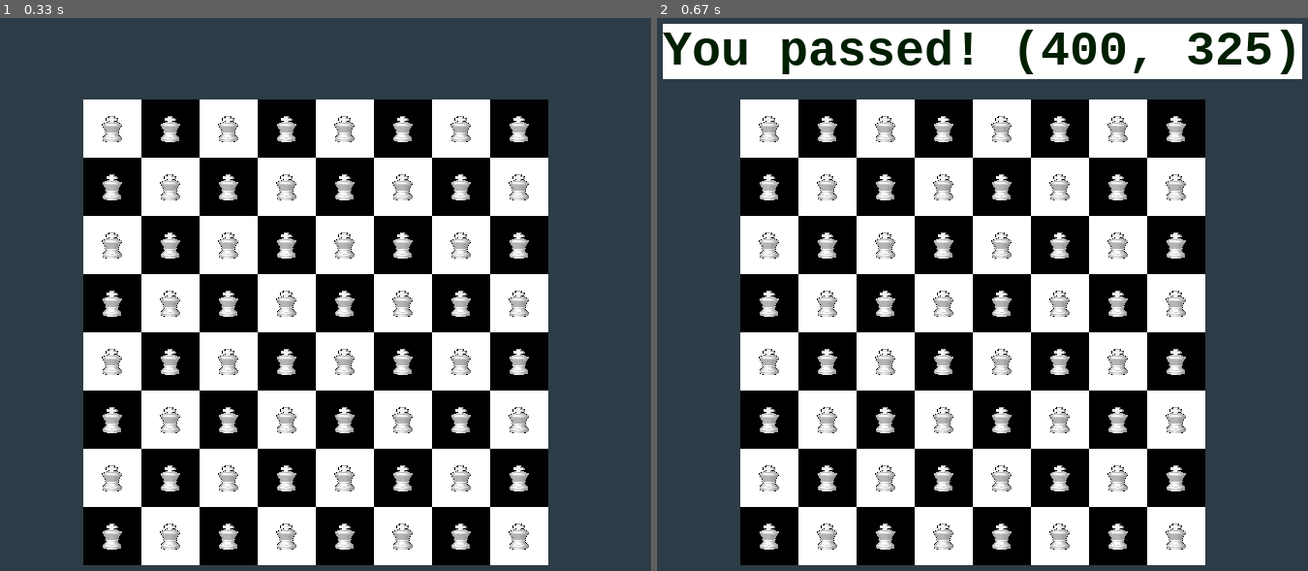
Above: before the commit, frames 1-2 (left to right).
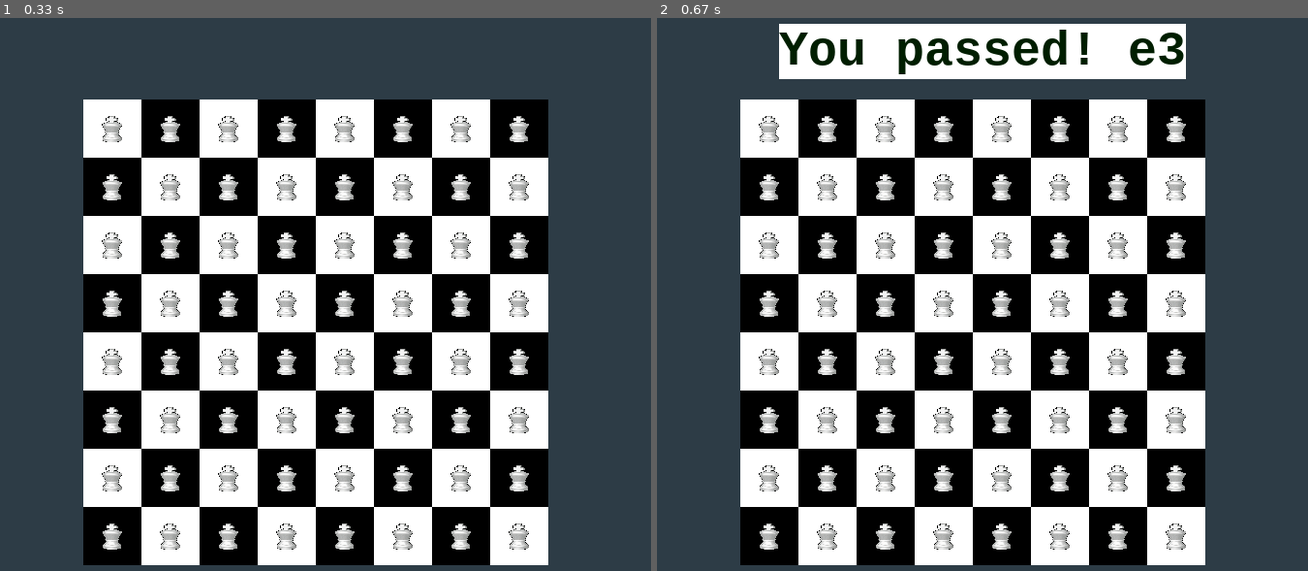
Above: after the commit, the same moments.

Repository: Paravati/LearningChessWithFun
Game: pygame game, started from chessBoardTest_15_09.py
Two runs of this game, one before a commit and one after it. Both use one fixed random seed, a clock stepped at 60 frames per second and the inputs below.
Inputs (mouse positions are in pixels of both pictures, inside the frame that each line leads up to):
- Up to frame 1 (0.33 s): no input
- Up to frame 2 (0.67 s): click (982, 266) at 0.38 s

Frame 1 is identical in both runs. In frame 2, 5.3% of the frame differs, in the area x 0-100%, y 1-12%.

Commit message:
showing clicked fieldname of the board on the main screen

Diff:
--- a/chessBoardTest_15_09.py
+++ b/chessBoardTest_15_09.py
@@ -16,6 +16,7 @@
     # surface_sz = n * sq_sz     # Adjust to exactly fit n squares.
     x_offset_of_Board = 150
     y_offset_of_Board = 150
+    board_field_names = generateFieldNames(n)
 
     ball = pygame.image.load("bishop_white.png")
     ball = pygame.transform.scale(ball, (30, 30))
@@ -33,13 +34,15 @@
             break
         if ev.type == pygame.MOUSEBUTTONDOWN:
             pos = pygame.mouse.get_pos()
-            the_text = myFont.render(generateText("You passed! " + str(pos)), True, (0, 30, 0), (255,255,255))
+            pos_of_click = ev.dict['pos']
+            print(pos_of_click)
+            field_name = getNameOfField(board_field_names, pos_of_click, x_offset_of_Board, y_offset_of_Board, sq_sz)
+            the_text = myFont.render(generateText("You passed! " + field_name), True, (0, 30, 0), (255,255,255))
             textRect = the_text.get_rect()
             textRect.center = (800 // 2,  100)
             surface.blit(the_text, textRect)
-            pos_of_click = ev.dict['pos']
-            print(pos_of_click)
-            getNameOfField(pos_of_click, x_offset_of_Board, y_offset_of_Board, sq_sz)
+
+            # getNameOfField(board_field_names, pos_of_click, x_offset_of_Board, y_offset_of_Board, sq_sz)
 
 
         # the_text = myFont.render(generateText(), True, (0, 30, 0))
@@ -61,19 +64,24 @@
     pygame.quit()
 
 
-def getNameOfField(pos, offset_X, offset_Y, lenSquare):
+def generateFieldNames(boardSize):
     letters = ["a", "b", "c", "d", "e", "f", "g", "h"]
-    listWithFieldNames = np.ndarray(shape=(8, 8), dtype='object')
+    listWithFieldNames = np.ndarray(shape=(boardSize, boardSize), dtype='object')
     for rows in range(0, len(listWithFieldNames)):
         for col in range(0, len(listWithFieldNames)):
             listWithFieldNames[rows][col] = letters[rows] + str(col + 1)
+    return listWithFieldNames
 
+
+def getNameOfField(listWithFieldNames, pos, offset_X, offset_Y, lenSquare):
+    clickedField = ""
     for i in range(0,len(listWithFieldNames)):
         for j in range(0, len(listWithFieldNames)):
             if pos[0] > offset_X + lenSquare*i and pos[0] < offset_X+lenSquare*(i+1) and pos[1] >offset_Y+lenSquare*j and pos[1] <offset_Y+lenSquare*(j+1):
+                clickedField = listWithFieldNames[i][j]
                 print(listWithFieldNames[i][j])
-            # elif pos[0] > offset_X+lenSquare and pos[0] < offset_X+lenSquare+lenSquare and pos[1] >offset_Y+lenSquare and pos[1] <offset_Y+lenSquare+lenSquare:
-            #     print(listWithFieldNames[1][1])
+
+    return clickedField
 
 
 def generateText(inp):
